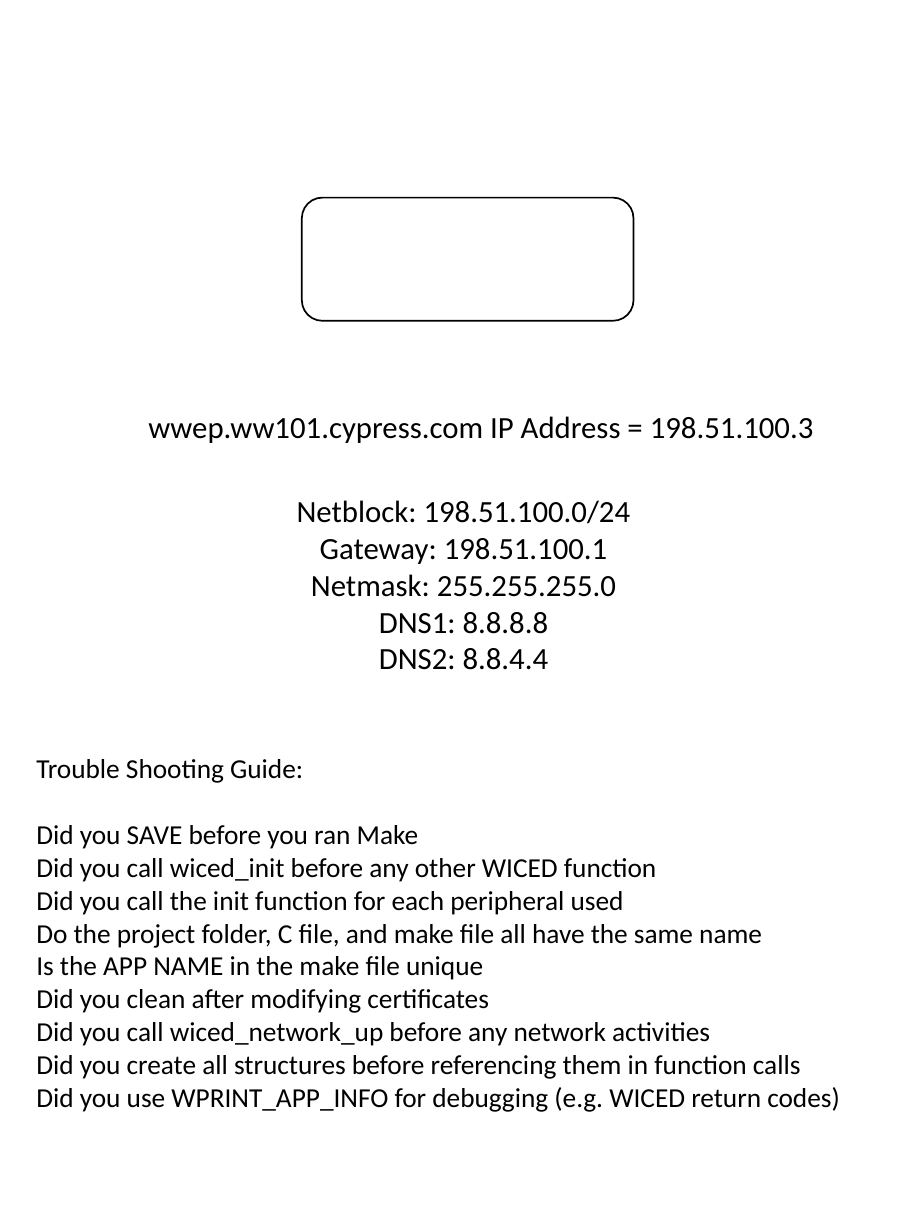
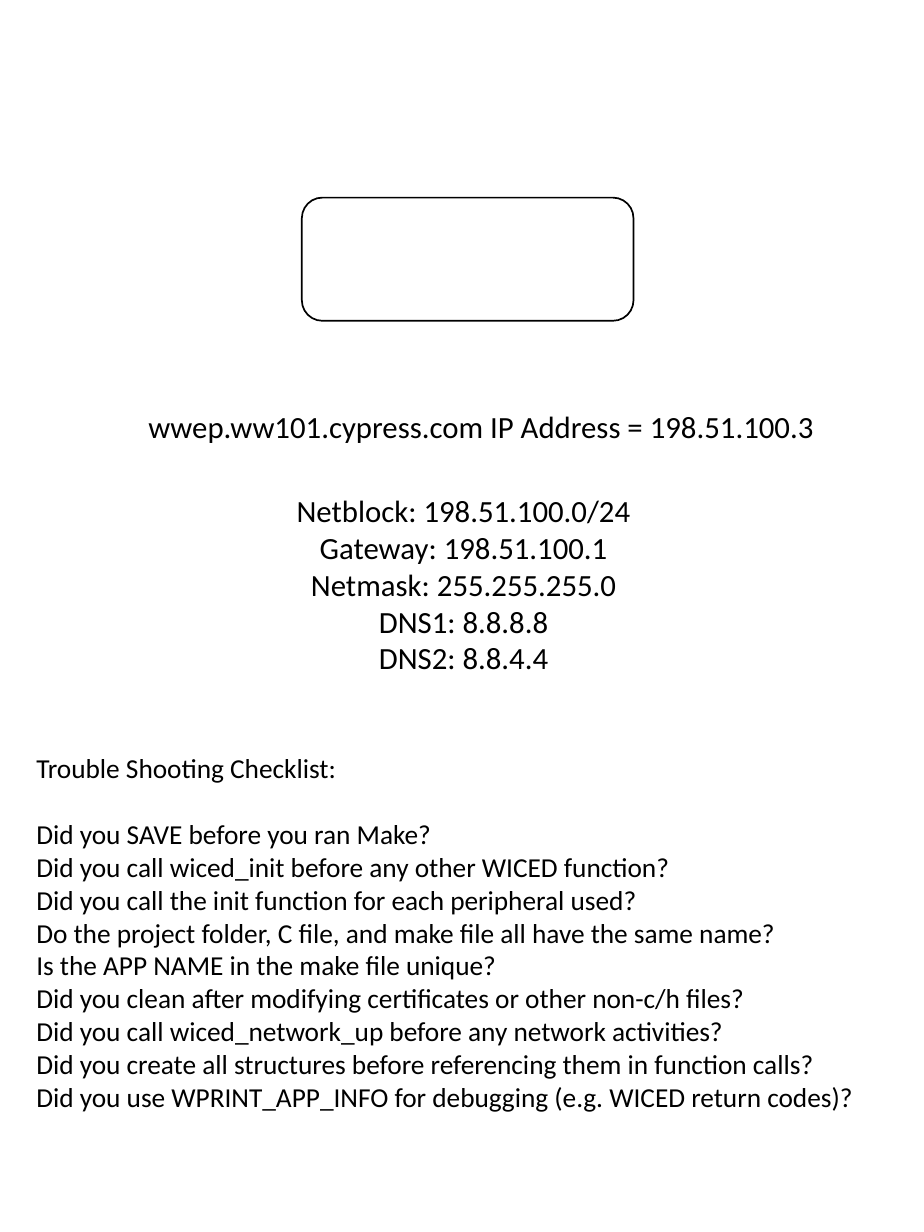
Before and after one commit to iotexpert/WW101, a slide deck: slide 2 of labmanual/English/WW101-Binder-Cover.pptx. Drawn at 924x1232 pixels with LibreOffice and Linux fonts; fonts in the diff are those of the drawing. Boxes give left, top, right and bottom in pixels: in the first picture for what was removed or moved away, otherwise in the second. Text is boxed around its words. In the diff, an @@ line names an element or a change of style, - is before the commit and + after.

```diff
--- a/labmanual/English/WW101-Binder-Cover.pptx
+++ b/labmanual/English/WW101-Binder-Cover.pptx
@@ text at (36,759,852,1112): text changed @@
-Trouble Shooting Guide:
-Did you SAVE before you ran Make
-Did you call wiced_init before any other WICED function
-Did you call the init function for each peripheral used
-Do the project folder, C file, and make file all have the same name
-Is the APP NAME in the make file unique
-Did you clean after modifying certificates
-Did you call wiced_network_up before any network activities
-Did you create all structures before referencing them in function calls
-Did you use WPRINT_APP_INFO for debugging (e.g. WICED return codes)
+Trouble Shooting Checklist:
+Did you SAVE before you ran Make?
+Did you call wiced_init before any other WICED function?
+Did you call the init function for each peripheral used?
+Do the project folder, C file, and make file all have the same name?
+Is the APP NAME in the make file unique?
+Did you clean after modifying certificates or other non-c/h files?
+Did you call wiced_network_up before any network activities?
+Did you create all structures before referencing them in function calls?
+Did you use WPRINT_APP_INFO for debugging (e.g. WICED return codes)?
```
Also in this commit, not shown: 9 other files.
